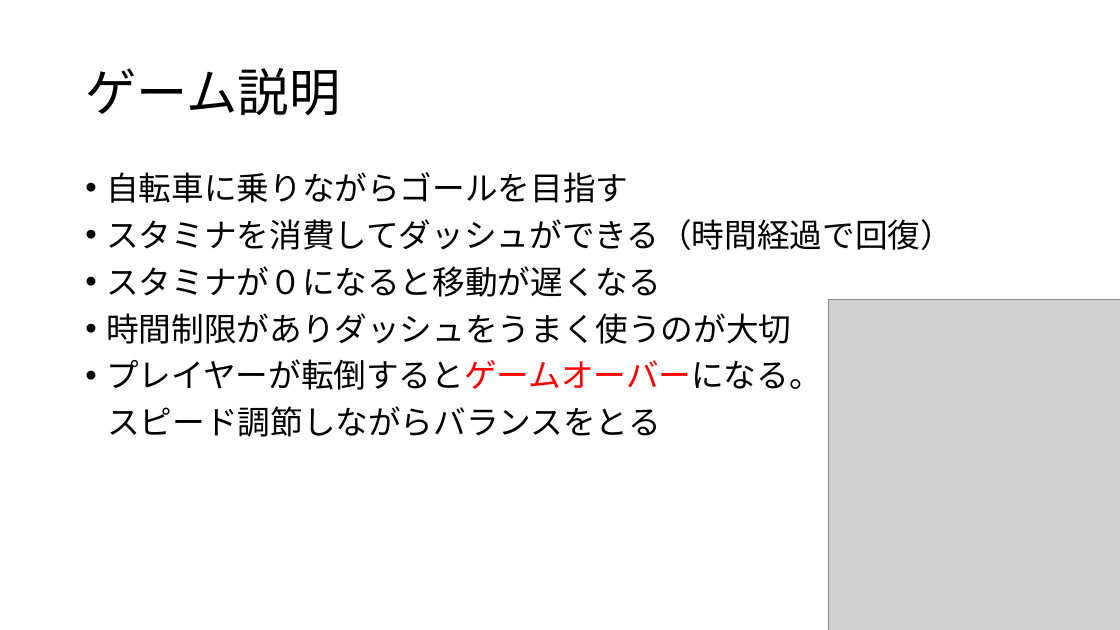
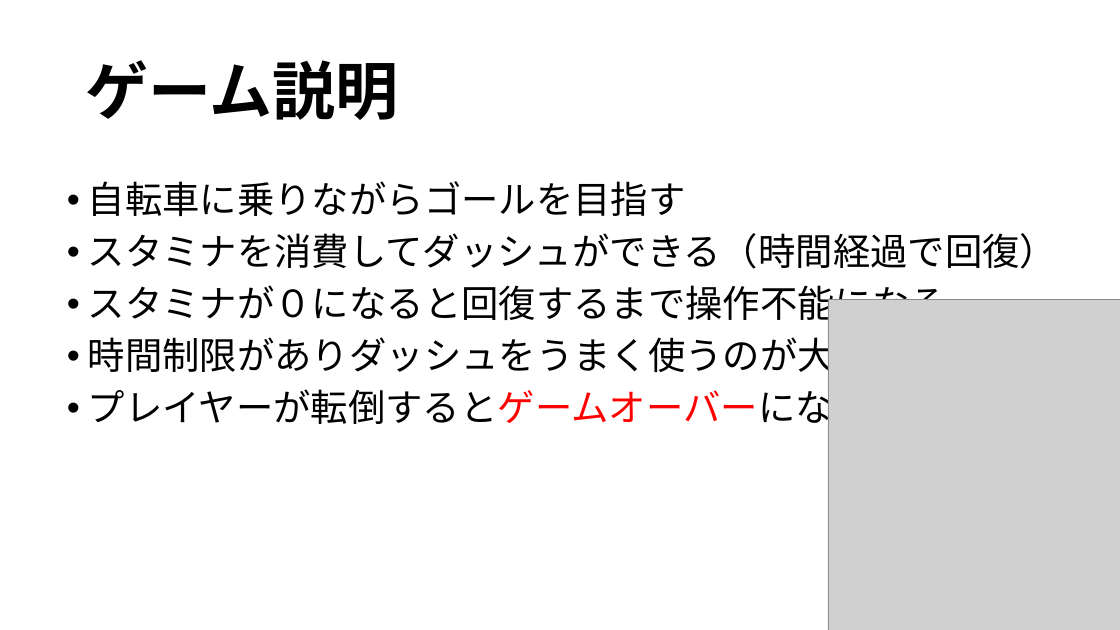
Before and after one commit to kawasakiryota1646/kawanishi, a slide deck: slide 3 of 爆チャリ.pptx. Drawn at 1120x630 pixels with LibreOffice and Linux fonts; fonts in the diff are those of the drawing; grey boxes stand for pictures. Boxes give left, top, right and bottom in pixels: in the first picture for what was removed or moved away, otherwise in the second. Text is boxed around its words. In the diff, an @@ line names an element or a change of style, - is before the commit and + after.

```diff
--- a/爆チャリ.pptx
+++ b/爆チャリ.pptx
@@ title "ゲーム説明" at [85,60,398,120]: size 44 to 54 pt, bold on @@
@@ text "自転車に乗りながらゴールを目指す": place and size @@
-text "自転車に乗りながらゴールを目指す" at [106,172,953,437]
+text "自転車に乗りながらゴールを目指す" at [88,181,1057,431]
@@ text at [88,181,1057,379]: size 28 to 32 pt in "自転車に乗りながらゴールを目指す", "スタミナを消費してダッシュができる（時間経過で回復）", "時間制限がありダッシュをうまく使うのが大切" @@
@@ text at [88,285,947,327]: text changed; size 28 to 32 pt @@
-• スタミナが０になると移動が遅くなる
+• スタミナが０になると回復するまで操作不能になる
@@ text at [88,383,870,431]: text changed; size 28 to 32 pt @@
-• プレイヤーが転倒するとゲームオーバーになる。
-スピード調節しながらバランスをとる
+• プレイヤーが転倒するとゲームオーバーになる
```
Also in this commit, not shown: 2 other slides changed, 1 slide added.
